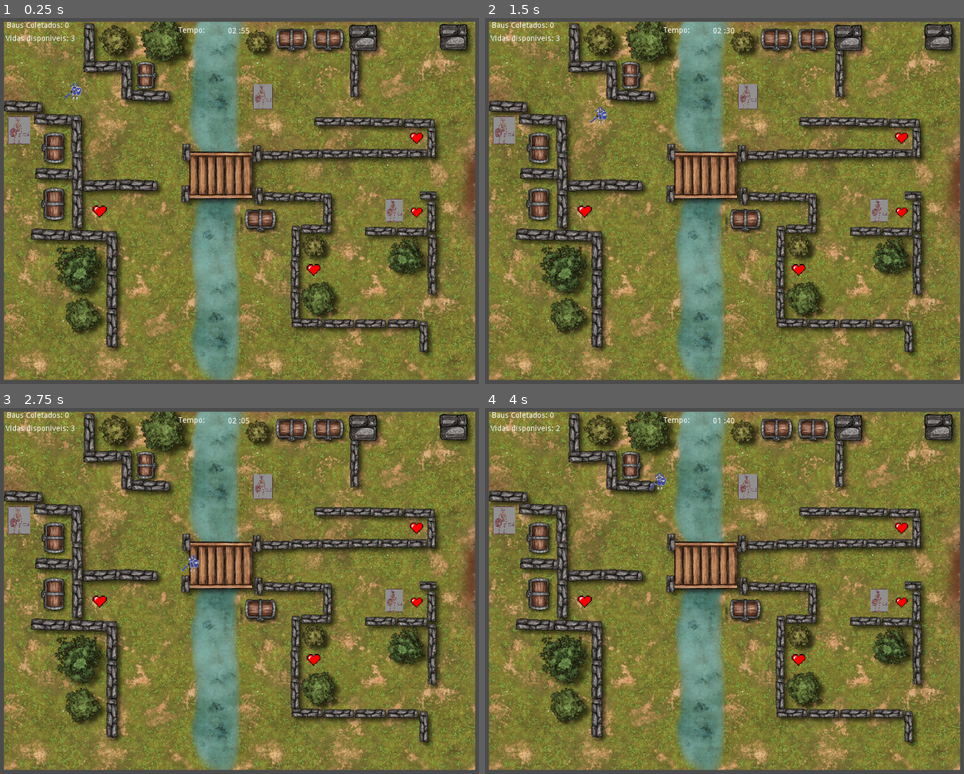
Above: before the commit, frames 1-4 (two rows, left to right).
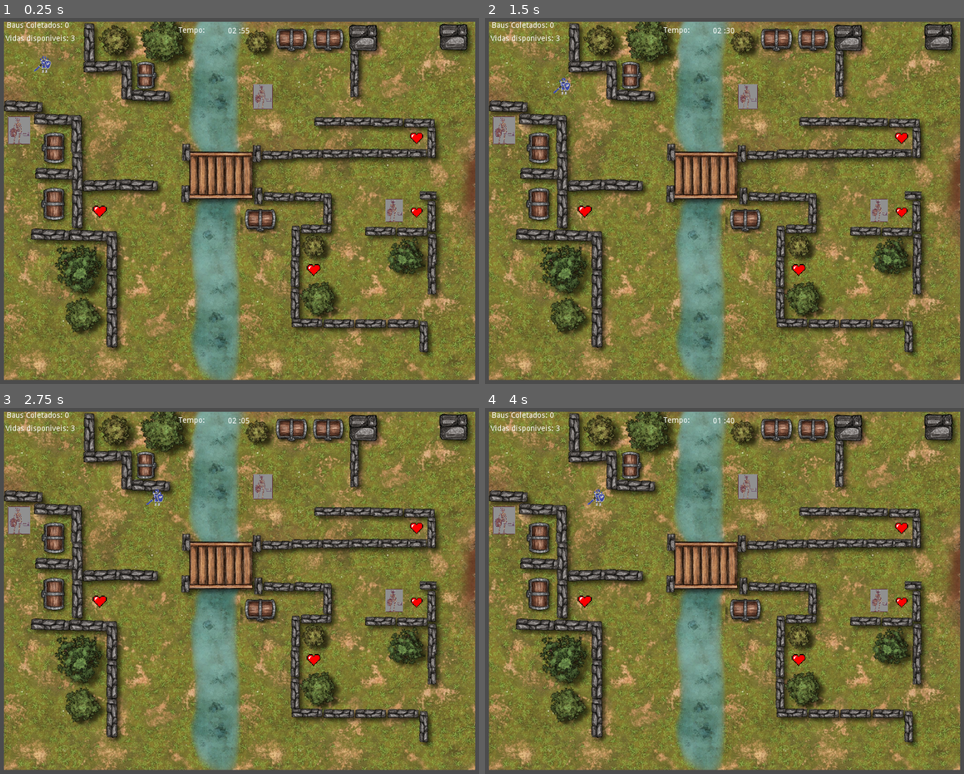
Above: after the commit, the same moments.

Repository: FelipeA240/Atividade1_godot
Game: Godot game, scene res://principal.tscn
Same seed, same stepped clock (60 frames per second), same inputs: the game is played once before the commit and once after it.
Inputs:
- Up to frame 1 (0.25 s): no input
- Up to frame 2 (1.5 s): tap Enter at 0.5 s; hold Right (ui_right) 0.53-1.28 s; hold Down (ui_down) from 1.28 s (still down)
- Up to frame 3 (2.75 s): release Down (ui_down) at 2.03 s; hold Right (ui_right) from 2.03 s (still down)
- Up to frame 4 (4 s): release Right (ui_right) at 2.78 s; hold Up (ui_up) 2.78-3.53 s; tap Space at 3.5 s; hold Left (ui_left) from 3.53 s (still down)

The runs differ from the first frame. In frame 1, 0.2% of the frame differs, in the area x 7-18%, y 10-23%; in frame 2, 0.2%; in frame 3, 0.2%; in frame 4, 0.2%, in the area x 14-38%, y 5-27%.

Commit message:
tt2
atualização da posição do boneco

Diff:
--- a/principal.tscn
+++ b/principal.tscn
@@ -199,16 +199,16 @@
 script = ExtResource( 4 )
 
 [node name="col_personagem" type="CollisionShape2D" parent="personagem"]
-position = Vector2( 643.686, 694.585 )
+position = Vector2( 203.85, 260.389 )
 shape = SubResource( 4 )
 
 [node name="personagem_spr" type="Sprite" parent="personagem"]
-position = Vector2( 614.452, 684.736 )
+position = Vector2( 174.615, 250.539 )
 scale = Vector2( 0.67672, 0.67672 )
 texture = ExtResource( 3 )
 
 [node name="Area2D" type="Area2D" parent="personagem"]
-position = Vector2( 606.597, 622.707 )
+position = Vector2( 166.76, 188.511 )
 collision_layer = 4
 collision_mask = 4
 
